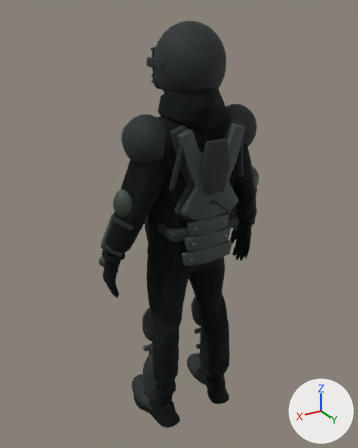
The glTF model lottominded-ultra.io/games/gothtechnology2/store/public/arcade/elmwood-explorer/exports/glb/DS_Armored_Rider_01/DS_Armored_Rider_01_LOD1.glb: old version first, new version second.
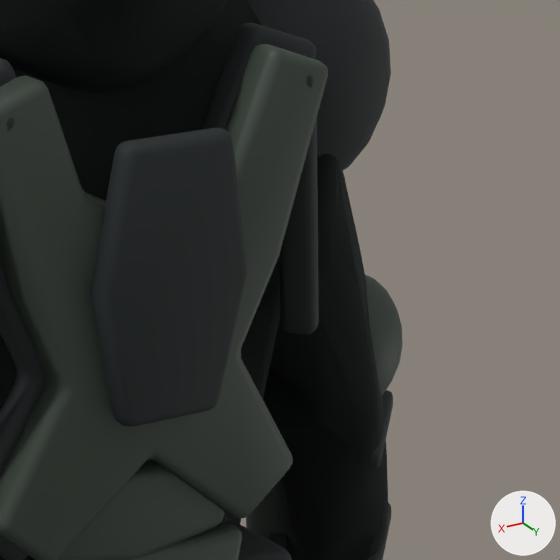
Each version appears first whole from a camera (50 mm lens) standing at (1.092, 1.757, 1.896) and looking at (0.016, -0.037, 1.0), and next in a close-up on the part from 51% to 81% of the width and 26% to 49% of the height. Arrows for +X, +Y and +Z are at lower right; the lights stay in place. The last two pictures show the newer version. Vertices at exactly the same position are counted once.

The first close-up shows 'Armored_Rider_Surface'.
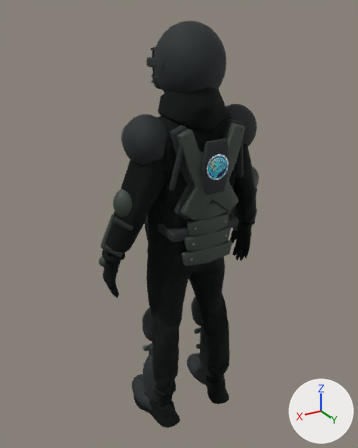
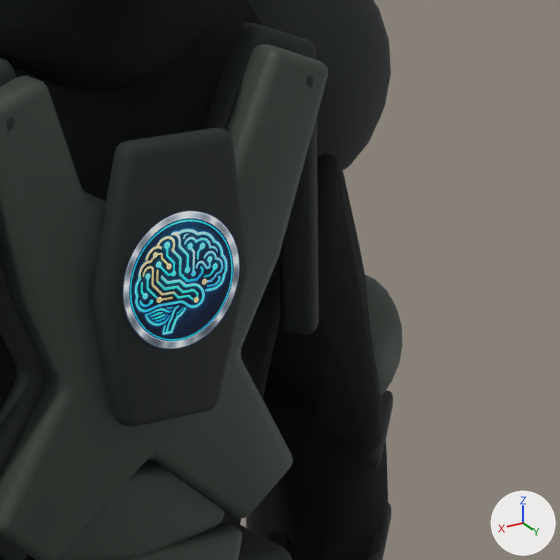
The change in detail:
Picture 'circuit-brain-emblem' (img_circuit_brain_emblem) is new.
Material 'Back plate / silver cyan circuit badge' (mat_back_plate___silver_cyan_circuit_badge) is new.
Uses the picture img_circuit_brain_emblem.
me_char1 is used by ob_armored_rider_surface; location (0.0, 0.0, 0.0).
Verts and faces of me_char1; kept vertices keep their numbers, new ones are numbered from 24776.
me_char1 had 24776 vertices, 49213 faces and spanned x -0.41..0.41, y -0.22..0.23, z 0.0..1.86.
me_char1 now has 24780 vertices, 49215 faces and spans x -0.41..0.41, y -0.22..0.23, z 0.0..1.86.
Part 1, on me_char1:
New vertex 24776 is at (-0.06, 0.23, 1.27).
New vertex 24777 is at (-0.06, 0.23, 1.39).
New vertex 24778 is at (0.06, 0.23, 1.39).
New vertex 24779 is at (0.06, 0.23, 1.27).
New faces: (24776, 24777, 24778), (24776, 24778, 24779) (mat_back_plate___silver_cyan_circuit_badge).
me_char1 gains material mat_back_plate___silver_cyan_circuit_badge.

Location of each change, (x1, y1, x2, y2) in pixels of the close-ups (560 x 560 px):
part 1 of me_char1, added: after (122, 210, 240, 350)
